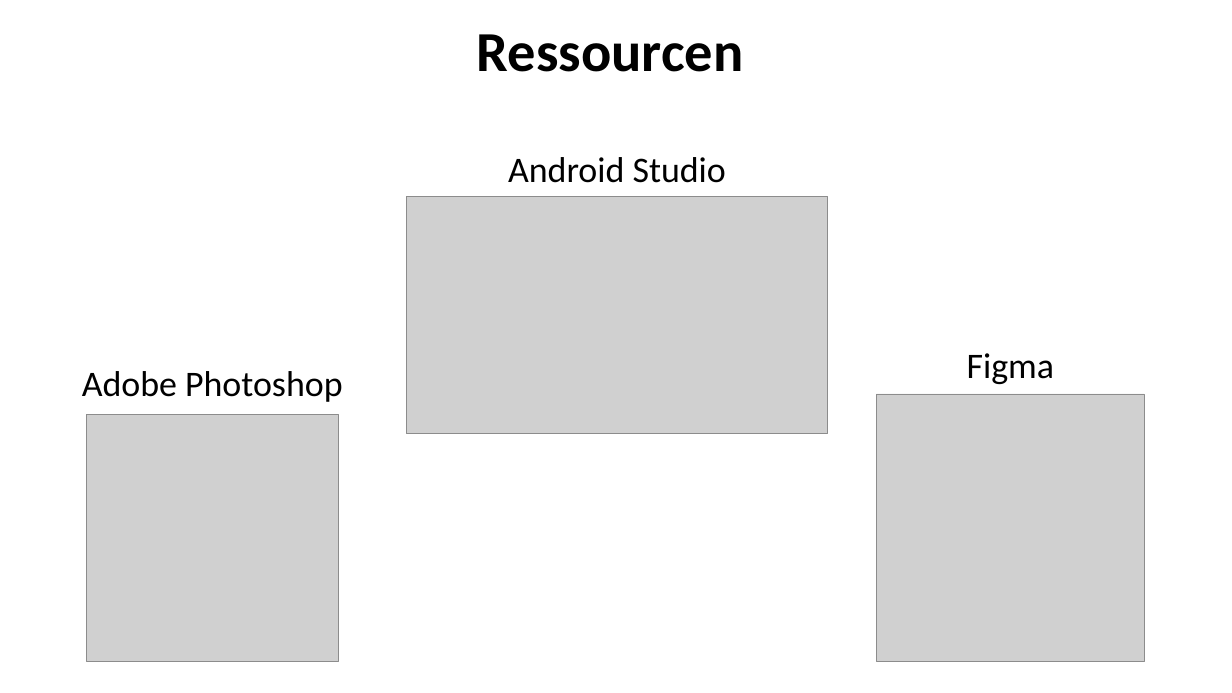
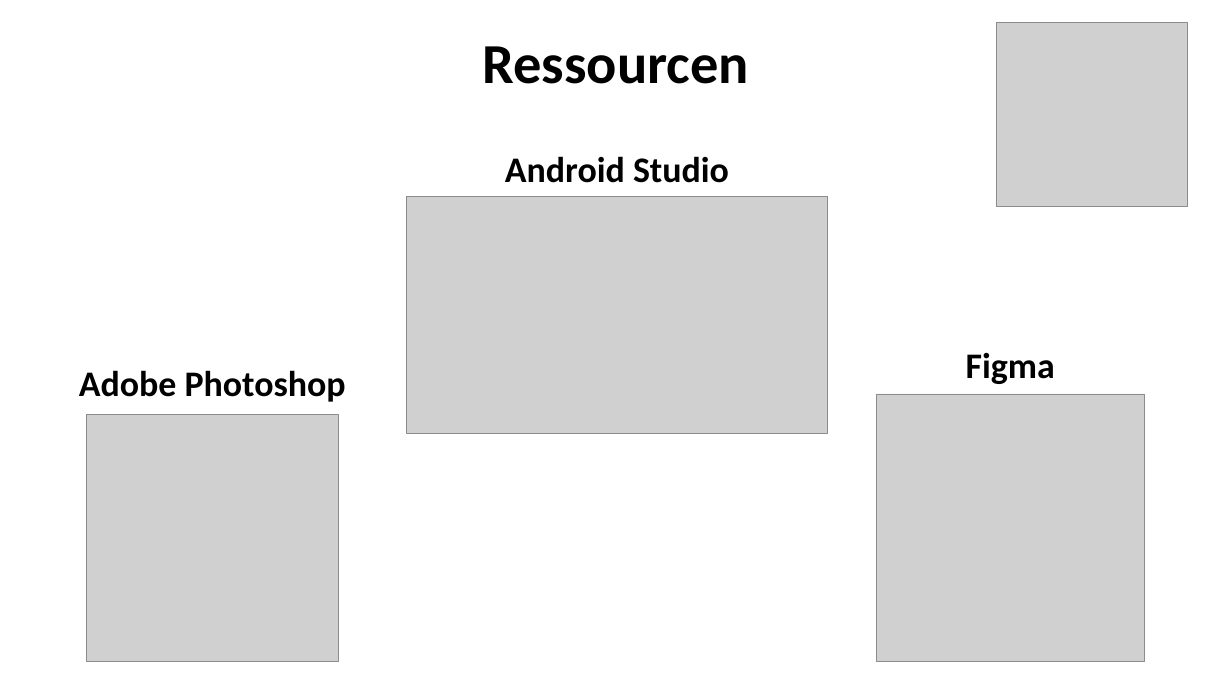
Before and after one commit to TarekAlbrijawi030/LFUP, a slide deck: slide 6 of LFÜP.pptx. Drawn at 1232x693 pixels with LibreOffice and Linux fonts; fonts in the diff are those of the drawing; grey boxes stand for pictures. Boxes give left, top, right and bottom in pixels: in the first picture for what was removed or moved away, otherwise in the second. Text is boxed around its words. In the diff, an @@ line names an element or a change of style, - is before the commit and + after.

```diff
--- a/LFÜP.pptx
+++ b/LFÜP.pptx
@@ title "Ressourcen": place and size @@
-title "Ressourcen" at (477,34,743,72)
+title "Ressourcen" at (482,46,748,84)
@@ title "Ressourcen" at (482,46,748,84): alignment left to centre @@
@@ picture added at (997,23,1189,207) @@
@@ bold on in 3 elements at (966,352,1055,384), (505,156,729,183), (79,370,346,402) @@
```
Also in this commit, not shown: 9 other slides changed, 1 slide removed.
